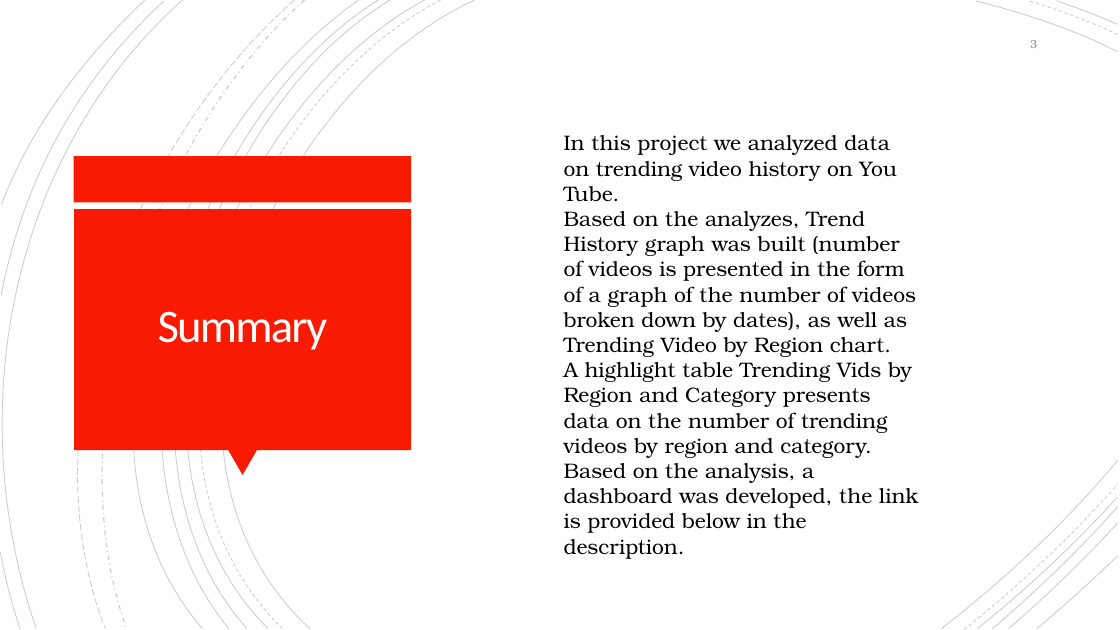
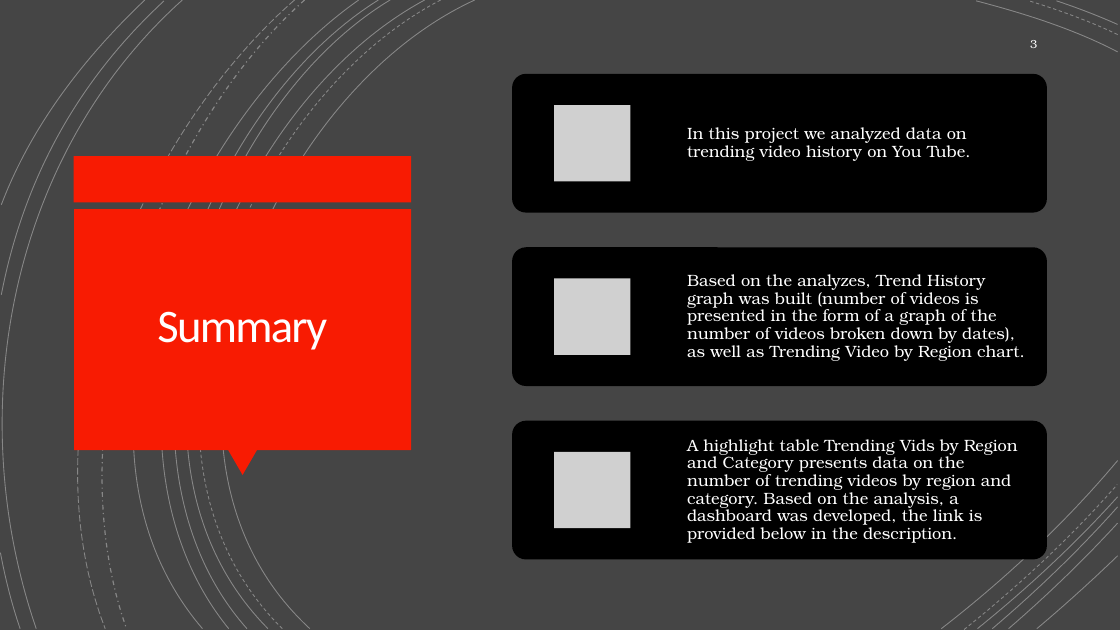
Before and after one commit to marytet/DataAnalystPortfolio, a slide deck: slide 3 of trending_video_analysis/Trending-videos history on YouTube Presentation.pptx. Drawn at 1120x630 pixels with LibreOffice and Linux fonts; fonts in the diff are those of the drawing; grey boxes stand for pictures. Boxes give left, top, right and bottom in pixels: in the first picture for what was removed or moved away, otherwise in the second. Text is boxed around its words. In the diff, an @@ line names an element or a change of style, - is before the commit and + after.

```diff
--- a/trending_video_analysis/Trending-videos history on YouTube Presentation.pptx
+++ b/trending_video_analysis/Trending-videos history on YouTube Presentation.pptx
@@ background #FFFFFF to #454545 @@
@@ outline #000000 0.75 pt to #FFFFFF 0.75 pt in 16 elements at bbox=[120, 0, 475, 628], bbox=[976, 1, 1117, 52], bbox=[942, 460, 1118, 628], bbox=[92, 0, 425, 628], bbox=[1057, 1, 1118, 24], bbox=[978, 497, 1118, 628], bbox=[92, 0, 391, 628], bbox=[992, 507, 1117, 628], bbox=[82, 0, 378, 628], bbox=[1009, 523, 1118, 629], bbox=[45, 0, 359, 628], bbox=[1037, 556, 1117, 629], bbox=[0, 0, 182, 628], bbox=[2, 1, 165, 295], bbox=[1, 553, 20, 628], bbox=[2, 0, 145, 205] @@
@@ group added at bbox=[0, 0, 1118, 630]: 21 freeform shapes @@
@@ outline #000000 0.75 pt dashed to #FFFFFF 0.75 pt dashed in 4 elements at bbox=[103, 0, 441, 628], bbox=[1029, 1, 1117, 34], bbox=[965, 485, 1117, 630], bbox=[24, 0, 295, 628] @@
@@ freeform shape at bbox=[55, 0, 304, 628]: outline #000000 1 pt dashed to #FFFFFF 1 pt dashed @@
@@ page number at bbox=[1030, 40, 1037, 48]: text colour #8C8C8C to #FFFFFF; more space between paragraphs @@
@@ text at bbox=[564, 135, 897, 201]: paragraph removed @@
-In this project we analyzed data on trending video history on You Tube.
@@ rectangle removed at bbox=[74, 156, 412, 202] @@
@@ rectangle added at bbox=[74, 156, 412, 202], fill #F81B02 @@
@@ rectangle removed at bbox=[74, 209, 411, 450] @@
@@ rectangle added at bbox=[74, 209, 411, 450], fill #F81B02 @@
@@ text "Based on the analyzes, Trend ...": place and size @@
-text "Based on the analyzes, Trend ..." at bbox=[564, 135, 918, 529]
+text "Based on the analyzes, Trend ..." at bbox=[687, 274, 1025, 361]
@@ text "Based on the analyzes, Trend ..." at bbox=[687, 274, 1025, 361]: size 18 to 14 pt, text colour #000000 to #FFFFFF; line spacing 1 to 0.9; more space between paragraphs; vertical alignment top to middle @@
@@ text at bbox=[564, 362, 918, 529]: paragraph removed @@
-A highlight table Trending Vids by Region and Category presents data on the number of trending videos by region and category. Based on the analysis, a dashboard was developed, the link is provided below in the description.
@@ group added at bbox=[513, 74, 1048, 560]: 3 rounded rectangles, 3 pictures, 2 texts @@
+In this project we analyzed data on trending video history on You Tube.
+A highlight table Trending Vids by Region and Category presents data on the number of trending videos by region and category. Based on the analysis, a dashboard was developed, the link is provided below in the description.
@@ triangle removed at bbox=[228, 450, 257, 476] @@
@@ triangle added at bbox=[228, 450, 257, 476], fill #F81B02 @@
```
Also in this commit, not shown: 7 other slides changed, 1 slide added, 17 other files.
